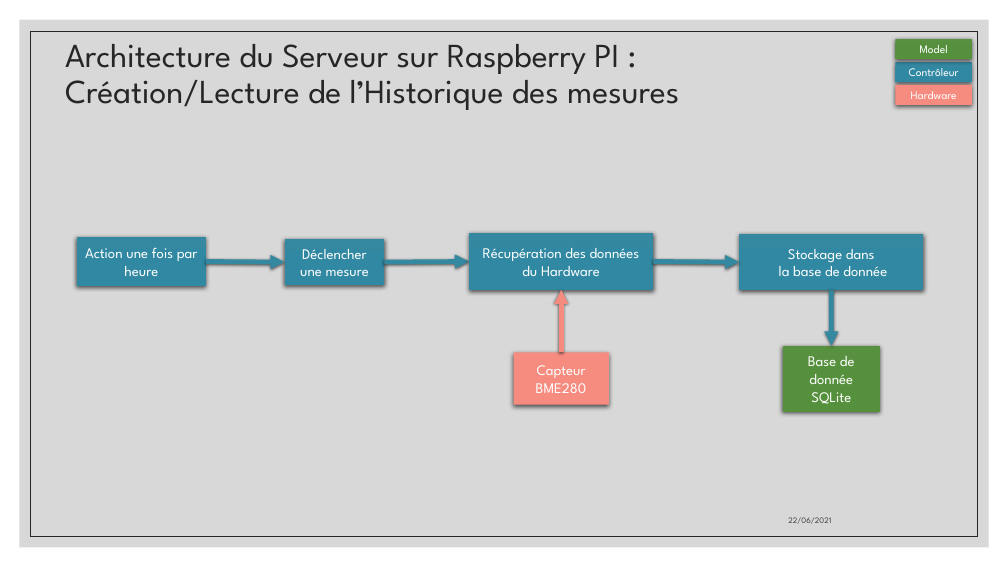
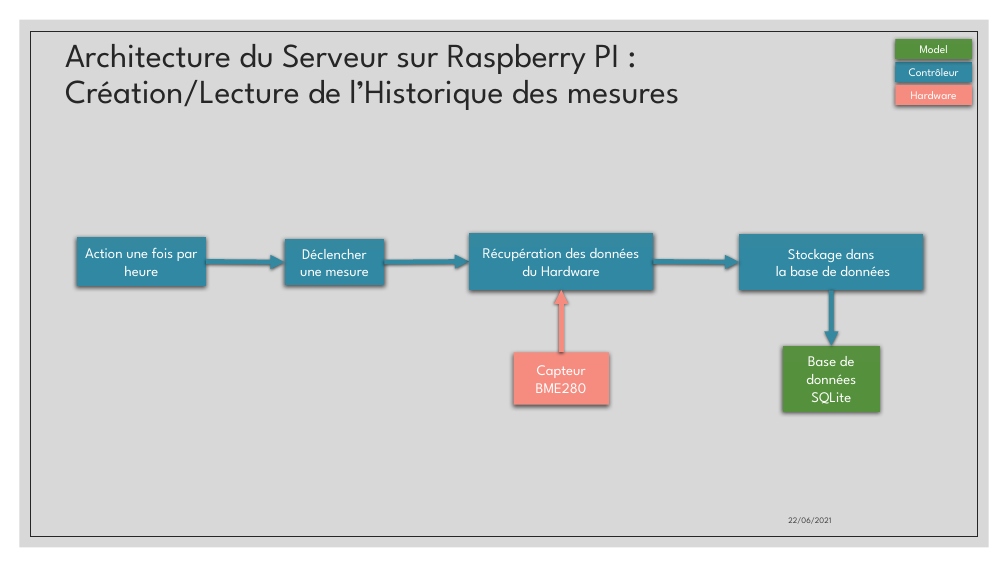
Before and after one commit to aiekick/ProjectStationMeteo, a slide deck: slide 13 of doc/StationMeteo_Soutenance_Stephane.pptx. Drawn at 1008x567 pixels with LibreOffice and Linux fonts; fonts in the diff are those of the drawing. Boxes give left, top, right and bottom in pixels: in the first picture for what was removed or moved away, otherwise in the second. Text is boxed around its words. In the diff, an @@ line names an element or a change of style, - is before the commit and + after.

Commit message:
[UPD] : update of PPT

```diff
--- a/doc/StationMeteo_Soutenance_Stephane.pptx
+++ b/doc/StationMeteo_Soutenance_Stephane.pptx
@@ text in rectangle at box(776, 266, 890, 276): text changed @@
-la base de donnée
+la base de données
@@ text in rectangle at box(806, 356, 856, 404): text changed @@
-Base de donnée SQLite
+Base de données SQLite
```
Also in this commit, not shown: 4 other slides changed, 9 slides added.
